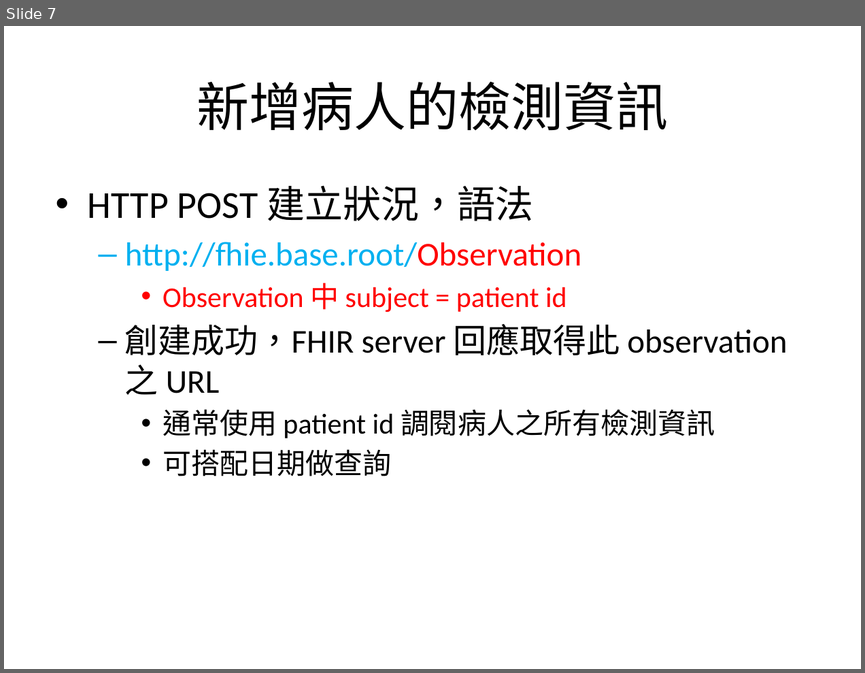
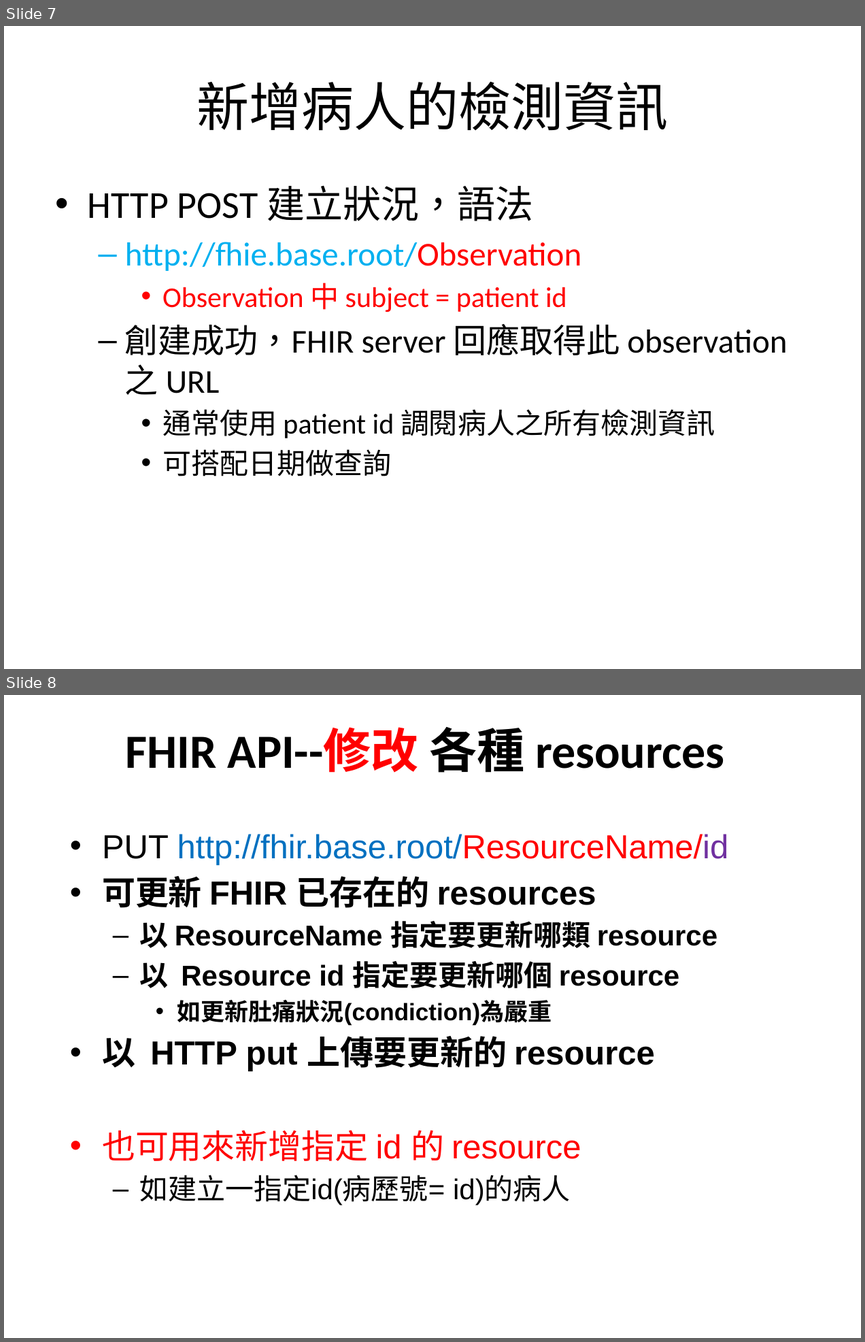
Before and after one commit to mos2718/FHIRspec, a slide deck: Spec/FHIR API.pptx. Shown one above the other, each under a label of ours: slide 7 before the commit, slides 7 and 8 after it. The pictures are 865x673 and 865x1342 pixels, drawn with LibreOffice and Linux fonts; fonts in the diff are those of the drawing. Boxes give left, top, right and bottom in pixels: in the first picture for what was removed or moved away, otherwise in the second. Text is boxed around its words. In the diff, an @@ line names an element or a change of style, - is before the commit and + after.

```diff
--- a/Spec/FHIR API.pptx
+++ b/Spec/FHIR API.pptx
@@ slide 8 added at [4, 695, 861, 1338], background #FFFFFF @@
@@ title added at [126, 727, 724, 773], 40 pt, text #000000, bold @@
+FHIR API--修改 各種 resources
@@ text added at [102, 834, 729, 1205], 28 pt, text #000000, bold @@
+• PUT http://fhir.base.root/ResourceName/id
+• 可更新 FHIR 已存在的 resources
+  – 以 ResourceName 指定要更新哪類 resource
+  – 以 Resource id 指定要更新哪個 resource
+    • 如更新肚痛狀況(condiction)為嚴重
+• 以 HTTP put 上傳要更新的 resource
+• 也可用來新增指定 id 的 resource
+  – 如建立一指定id(病歷號= id)的病人
```
Also in this commit, not shown: 2 slides changed, 18 other slides added, 1 other file.
